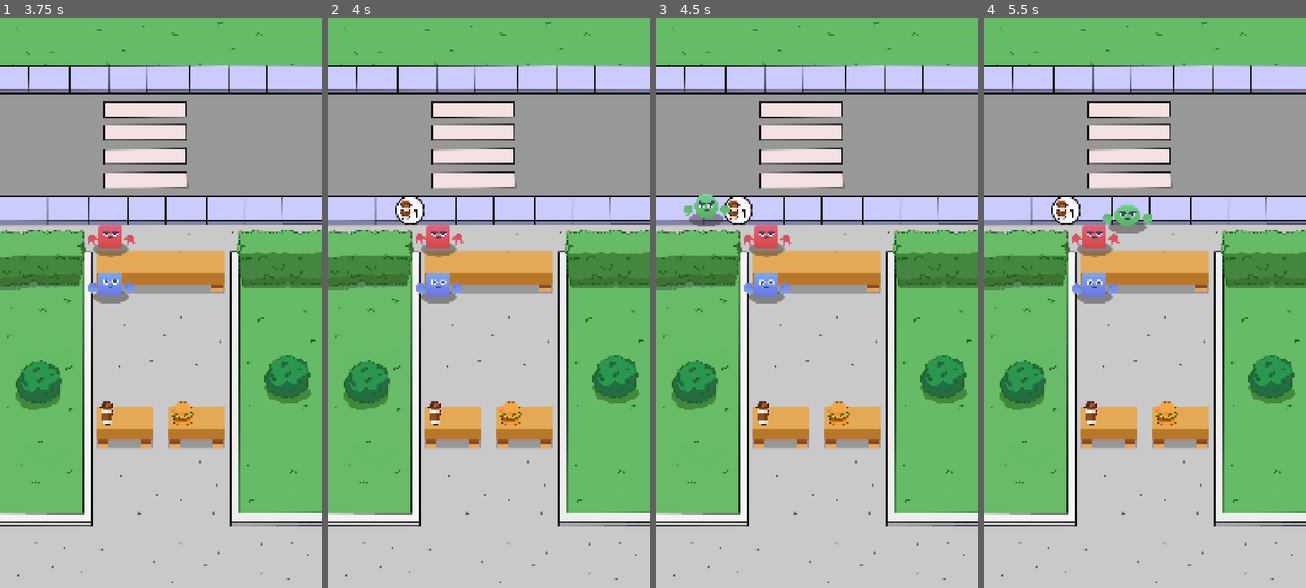
Above: before the commit, frames 1-4 (left to right).
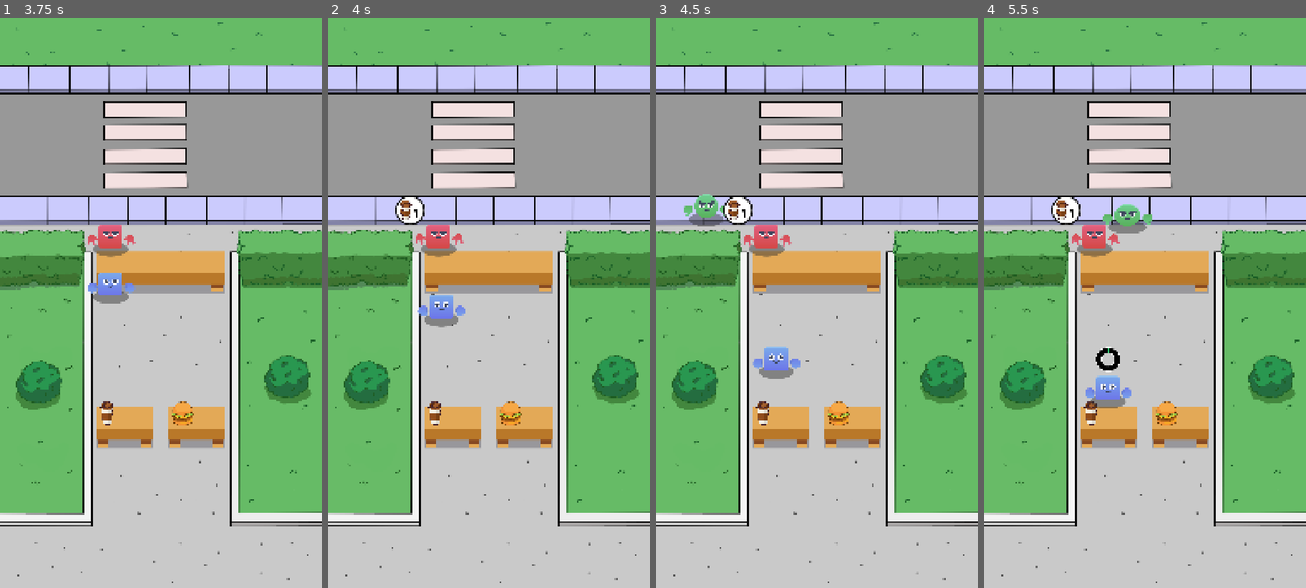
Above: after the commit, the same moments.

Repository: LHO-Developments/Godot-Projects
Game: Godot game, scene res://Scenes/game/game.tscn
Same seed, same stepped clock (60 frames per second), same inputs: the game is played once before the commit and once after it.
Inputs:
- Up to frame 1 (3.75 s): no input
- Up to frame 2 (4 s): no input
- Up to frame 3 (4.5 s): no input
- Up to frame 4 (5.5 s): no input

Frame 1 is identical in both runs. In frame 2, 1.0% of the frame differs, in the area x 27-43%, y 44-55%; in frame 3, 1.1%; in frame 4, 1.3%, in the area x 27-46%, y 44-69%.

Commit message:
Create ordering process or cooking item
- Add cook bar ui

Diff:
--- a/Idle Food Stand/idle-food-stand/Scenes/cashier/cashier.gd
+++ b/Idle Food Stand/idle-food-stand/Scenes/cashier/cashier.gd
@@ -4,14 +4,21 @@
 @export var move_speed := 50.0;
 
 @onready var animation_player: AnimationPlayer = $AnimationPlayer;
+@onready var cook_bar: CookBar = $CookBar
 
 var current_customer: Customer;
 var counter_pos: Vector2;
+
+var item_request: Item;
+var item_counter_pos: Vector2;
 
 func set_customer(customer: Customer) -> void:
 	current_customer = customer;
 	customer.being_served = true;
 	counter_pos = Vector2(customer.position.x, customer.position.y + 160);
+	item_request = customer.request_item;
+	item_counter_pos = GameManager.get_item_counter_pos(item_request);
+	print(item_counter_pos)
 
 func take_order() -> void:
 	move_to_customer();
@@ -26,3 +33,19 @@
 
 func move_to_item_position() -> void:
 	animation_player.play("Idle");
+	var tween := create_tween();
+	tween.tween_property(self, "position", item_counter_pos, 1.0)
+	tween.tween_interval(0.5);
+	tween.finished.connect(func(): start_cook_time());
+
+func start_cook_time() -> void:
+	cook_bar.show();
+	cook_bar.cook_item(item_request.cook_time);
+
+func deliver_order() -> void:
+	print("Cook Completed");
+
+func _on_cook_bar_on_cook_completed() -> void:
+	cook_bar.hide();
+	cook_bar.reset_bar();
+	deliver_order();
--- a/Idle Food Stand/idle-food-stand/Scenes/cashier/cashier.tscn
+++ b/Idle Food Stand/idle-food-stand/Scenes/cashier/cashier.tscn
@@ -1,10 +1,11 @@
-[gd_scene load_steps=10 format=3 uid="uid://ckpqvkrwv17gb"]
+[gd_scene load_steps=11 format=3 uid="uid://ckpqvkrwv17gb"]
 
 [ext_resource type="Texture2D" uid="uid://dcia756oe1b40" path="res://Idle Tycoon Assets/Sprites/shadow.png" id="1_ai8dh"]
 [ext_resource type="Script" uid="uid://cmirqf4yhgw84" path="res://Scenes/cashier/cashier.gd" id="1_qivrg"]
 [ext_resource type="Texture2D" uid="uid://vukrm1i8u07n" path="res://Idle Tycoon Assets/Sprites/Characters/blue_body_square.png" id="2_qivrg"]
 [ext_resource type="Texture2D" uid="uid://jf60677t635w" path="res://Idle Tycoon Assets/Sprites/Characters/face_a.png" id="3_d3ika"]
 [ext_resource type="Texture2D" uid="uid://ctjsioplj2qsa" path="res://Idle Tycoon Assets/Sprites/Characters/blue_hand_closed.png" id="4_ndk30"]
+[ext_resource type="PackedScene" uid="uid://dci24in8pvkg1" path="res://Scenes/ui/cook_bar.tscn" id="6_d3ika"]
 
 [sub_resource type="Animation" id="Animation_wkn3n"]
 resource_name = "Idle"
@@ -167,3 +168,13 @@
 &"": SubResource("AnimationLibrary_etsir")
 }
 autoplay = "Idle"
+
+[node name="CookBar" parent="." instance=ExtResource("6_d3ika")]
+visible = false
+offset_left = -42.0
+offset_top = -139.0
+offset_right = -42.0
+offset_bottom = -139.0
+scale = Vector2(0.65, 0.65)
+
+[connection signal="on_cook_completed" from="CookBar" to="." method="_on_cook_bar_on_cook_completed"]
--- a/Idle Food Stand/idle-food-stand/Scenes/customer/customer.tscn
+++ b/Idle Food Stand/idle-food-stand/Scenes/customer/customer.tscn
@@ -28,6 +28,7 @@
 
 [node name="ItemBox" type="Control" parent="." index="2"]
 visible = false
+z_index = 1
 custom_minimum_size = Vector2(100, 100)
 layout_mode = 3
 anchors_preset = 15
--- a/Idle Food Stand/idle-food-stand/Scenes/game/game.tscn
+++ b/Idle Food Stand/idle-food-stand/Scenes/game/game.tscn
@@ -89,4 +89,7 @@
 [node name="Marker2D" type="Marker2D" parent="CashierManager"]
 position = Vector2(534, 1114)
 
+[node name="Marker2D" type="Marker2D" parent="."]
+position = Vector2(647, 1229)
+
 [connection signal="timeout" from="CustomerManager/SpawnTimer" to="CustomerManager" method="_on_spawn_timer_timeout"]
--- a/Idle Food Stand/idle-food-stand/Scenes/managers/customer_manager.gd
+++ b/Idle Food Stand/idle-food-stand/Scenes/managers/customer_manager.gd
@@ -24,7 +24,6 @@
 
 	if counter_manager.get_free_index() != -1:
 		customer.position = spawn_positions[1].position;
-		customer.z_index = 100; # make the customers be layer top when on ccunter
 		counter_manager.assign_customer(customer);
 		customer.move_to_counter();
 	else:
--- /dev/null
+++ b/Idle Food Stand/idle-food-stand/Scenes/ui/cook_bar.gd
@@ -0,0 +1,14 @@
+extends Control
+class_name CookBar;
+
+signal on_cook_completed;
+
+@onready var texture_progress_bar: TextureProgressBar = $TextureProgressBar
+
+func cook_item(time: float) -> void:
+	var tween := create_tween();
+	tween.tween_property(texture_progress_bar, "value", 1.0, time);
+	tween.finished.connect(func(): on_cook_completed.emit());
+
+func reset_bar() -> void:
+	texture_progress_bar.value = 0;
--- /dev/null
+++ b/Idle Food Stand/idle-food-stand/Scenes/ui/cook_bar.tscn
@@ -0,0 +1,27 @@
+[gd_scene load_steps=4 format=3 uid="uid://dci24in8pvkg1"]
+
+[ext_resource type="Script" uid="uid://e21iithxeh8u" path="res://Scenes/ui/cook_bar.gd" id="1_abl46"]
+[ext_resource type="Texture2D" uid="uid://bul0xy47vgjbs" path="res://Idle Tycoon Assets/Sprites/UI/pb_circle.png" id="2_e0qsn"]
+[ext_resource type="Texture2D" uid="uid://bbbmobvlmljdh" path="res://Idle Tycoon Assets/Sprites/UI/pg_outline.png" id="3_cmysb"]
+
+[node name="CookBar" type="Control"]
+layout_mode = 3
+anchors_preset = 15
+anchor_right = 1.0
+anchor_bottom = 1.0
+grow_horizontal = 2
+grow_vertical = 2
+script = ExtResource("1_abl46")
+
+[node name="TextureProgressBar" type="TextureProgressBar" parent="."]
+layout_mode = 0
+offset_right = 40.0
+offset_bottom = 40.0
+max_value = 1.0
+step = 0.01
+fill_mode = 4
+texture_under = ExtResource("2_e0qsn")
+texture_over = ExtResource("3_cmysb")
+texture_progress = ExtResource("2_e0qsn")
+tint_under = Color(0, 0, 0, 1)
+tint_progress = Color(0.172549, 0.768627, 0.435294, 1)
--- a/Idle Food Stand/idle-food-stand/autoloads/game_manager.gd
+++ b/Idle Food Stand/idle-food-stand/autoloads/game_manager.gd
@@ -5,6 +5,18 @@
 const ITEM_BURGER = preload("res://data/item_burger.tres")
 const ITEM_COFFEE = preload("res://data/item_coffee.tres")
 
+var coffee_item_counter_pos := Vector2(415,1250);
+var burger_item_counter_pos := Vector2(665,1250);
+
 func get_random_item() -> Item:
 	var items: Array = [ITEM_BURGER, ITEM_COFFEE];
 	return items.pick_random();
+
+
+func get_item_counter_pos(item: Item) -> Vector2:
+	match item.type:
+		item.ItemType.Coffee:
+			return coffee_item_counter_pos
+		item.ItemType.Burger:
+			return burger_item_counter_pos
+	return Vector2.ZERO;
Not shown, added: Idle Food Stand/idle-food-stand/Scenes/ui/cook_bar.gd.uid
